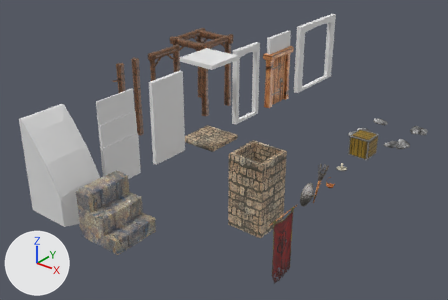
An edit to the COLLADA model 04 Collada/Resources/ModularDungeon/Assets.dae, drawn before and after from the same camera.
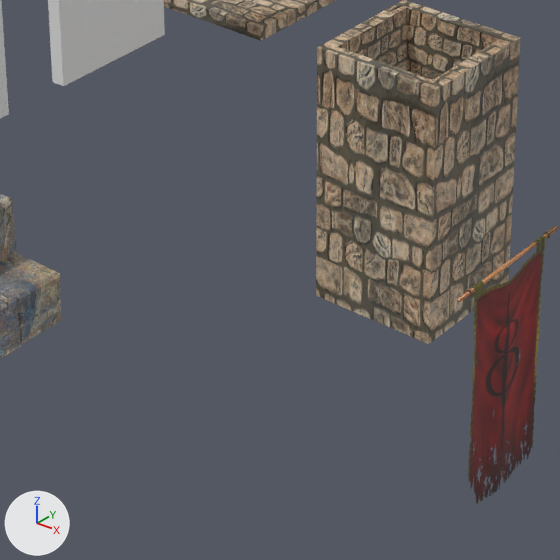
Each version is shown whole from a camera (50 mm lens) standing at (18.55, -22.05, 13.17) and looking at (1.03, -0.15, -0.41), then close up on the part from 31% to 67% of the width and 47% to 100% of the height. The lights are fixed; the arrows at lower left show +X, +Y and +Z. Where no turn or scale is listed for an object, it has been applied to the vertices.

The first close-up shows 'Dn_Floor_1', 'Dn_Rag_1', 'Dn_Stairs_1', 'Dn_Trap_1', 'Dn_Wall_1'.
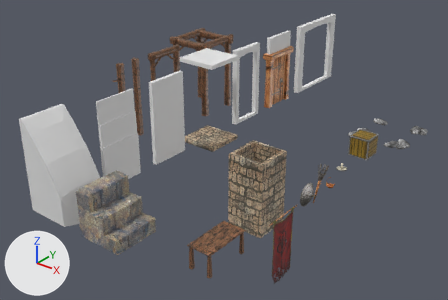
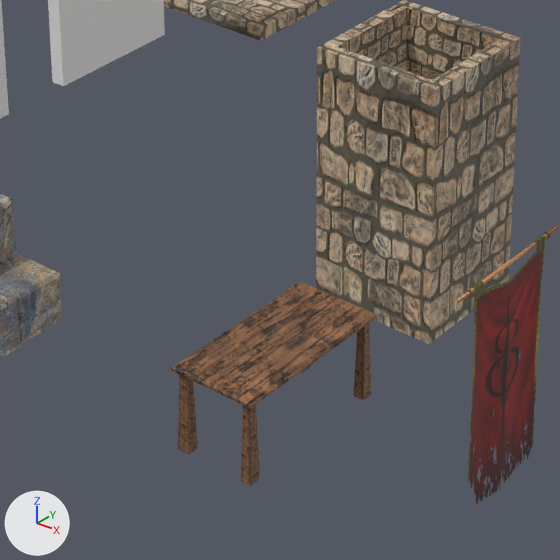
Commit message: Added table asset to Dungeon Scene

Diff of the bpy script that builds the scene:
```diff
--- a/04 Collada/Resources/ModularDungeon/Assets.dae.py
+++ b/04 Collada/Resources/ModularDungeon/Assets.dae.py
@@ mat_material_metal @@
+mat_material_metal = principled_material('Material_Metal')
+mat_material_metal.texture = img_bronze_d_jpg
+mat_material_metal.roughness = 0.44
@@ mat_material_table @@
+mat_material_table = principled_material('Material_Table')
+mat_material_table.texture = img_bark_d_dds
+mat_material_table.roughness = 0.64
@@ me_dn_table_1_dots @@
+me_dn_table_1_dots.from_pydata(...)  # 160 vertices, 192 faces; spans x -0.44..0.45, y -0.9..0.9, z 1.0..1.01
+me_dn_table_1_dots.materials.append(mat_material_metal)  # picture img_bronze_d_jpg
@@ me_dn_table_1 @@
+me_dn_table_1.from_pydata(...)  # 380 vertices, 756 faces; spans x -0.5..0.5, y -1.0..1.0, z 0.0..1.0
+me_dn_table_1.materials.append(mat_material_table)  # picture img_bark_d_dds
@@ ob_dn_table_1_dots @@
+ob_dn_table_1_dots = bpy.data.objects.new('Dn_Table_1_Dots', me_dn_table_1_dots)
+ob_dn_table_1_dots.location = (7.0, -8.0, 0.0)
@@ ob_dn_table_1 @@
+ob_dn_table_1 = bpy.data.objects.new('Dn_Table_1', me_dn_table_1)
+ob_dn_table_1.location = (7.0, -8.0, 0.0)
```

Pixel boxes (x1, y1, x2, y2) of what changed, in the close-ups (560 x 560 px):
'Dn_Table_1', added (brown)
    after: (171, 282, 377, 486)
'Dn_Table_1_Dots', added
    after: (185, 286, 365, 396)
